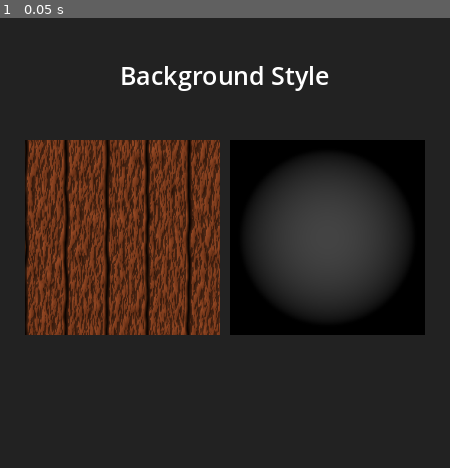
Above: before the commit, frame 1.
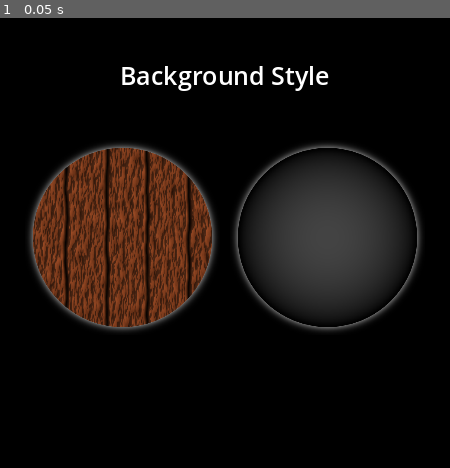
Above: after the commit, the same moment.

Repository: A31Nesta/OptiDice
Game: Godot game, scene res://scn/Settings.tscn
The game is run twice, just before and just after one commit, with the same random seed, the same clock (stepped at 60 frames per second) and the same inputs. This scene is started directly instead of the project's main scene.
Inputs:
- Up to frame 1 (0.05 s): no input

The runs differ from the first frame. In frame 1, 69% of the frame differs, in the area x 0-100%, y 0-100%.

Commit message:
Remove .godot folder

Diff:
--- a/scn/Settings.tscn
+++ b/scn/Settings.tscn
@@ -2,8 +2,8 @@
 
 [ext_resource type="Script" path="res://scn/Settings.gd" id="1_rwid7"]
 [ext_resource type="Texture2D" uid="uid://bmoqxeywc8bkf" path="res://UI/d6i.png" id="2_ny73v"]
-[ext_resource type="Texture2D" uid="uid://cu0h3lswnsym2" path="res://textures/BlackBoard.png" id="3_cgmve"]
-[ext_resource type="Texture2D" uid="uid://s5w13ts5dqqt" path="res://textures/Wood.png" id="3_fei58"]
+[ext_resource type="Texture2D" uid="uid://bi46i8snkk7mm" path="res://textures/MenuButtons/Wood.png" id="3_xn6si"]
+[ext_resource type="Texture2D" uid="uid://cq74b4335ie0m" path="res://textures/MenuButtons/BlackBoard.png" id="4_60tjf"]
 
 [node name="Settings" type="ColorRect"]
 anchors_preset = 15
@@ -11,7 +11,7 @@
 anchor_bottom = 1.0
 grow_horizontal = 2
 grow_vertical = 2
-color = Color(0.133333, 0.133333, 0.133333, 1)
+color = Color(0, 0, 0, 1)
 script = ExtResource("1_rwid7")
 
 [node name="DebugCircle" type="TextureRect" parent="."]
@@ -62,14 +62,14 @@
 [node name="Wood" type="TextureButton" parent="VBoxContainer/MarginContainer2/HBoxContainer"]
 layout_mode = 2
 size_flags_horizontal = 3
-texture_normal = ExtResource("3_fei58")
+texture_normal = ExtResource("3_xn6si")
 ignore_texture_size = true
 stretch_mode = 5
 
 [node name="Black" type="TextureButton" parent="VBoxContainer/MarginContainer2/HBoxContainer"]
 layout_mode = 2
 size_flags_horizontal = 3
-texture_normal = ExtResource("3_cgmve")
+texture_normal = ExtResource("4_60tjf")
 ignore_texture_size = true
 stretch_mode = 5
 
Binary file added: textures/MenuButtons/BlackBoard.png
Not shown, added: textures/MenuButtons/BlackBoard.png.import
Binary file added: textures/MenuButtons/Wood.png
Not shown, added: textures/MenuButtons/Wood.png.import
Not shown, added: textures/MenuButtons/BlackBoard.png~
Not shown, added: textures/MenuButtons/Wood.png~
